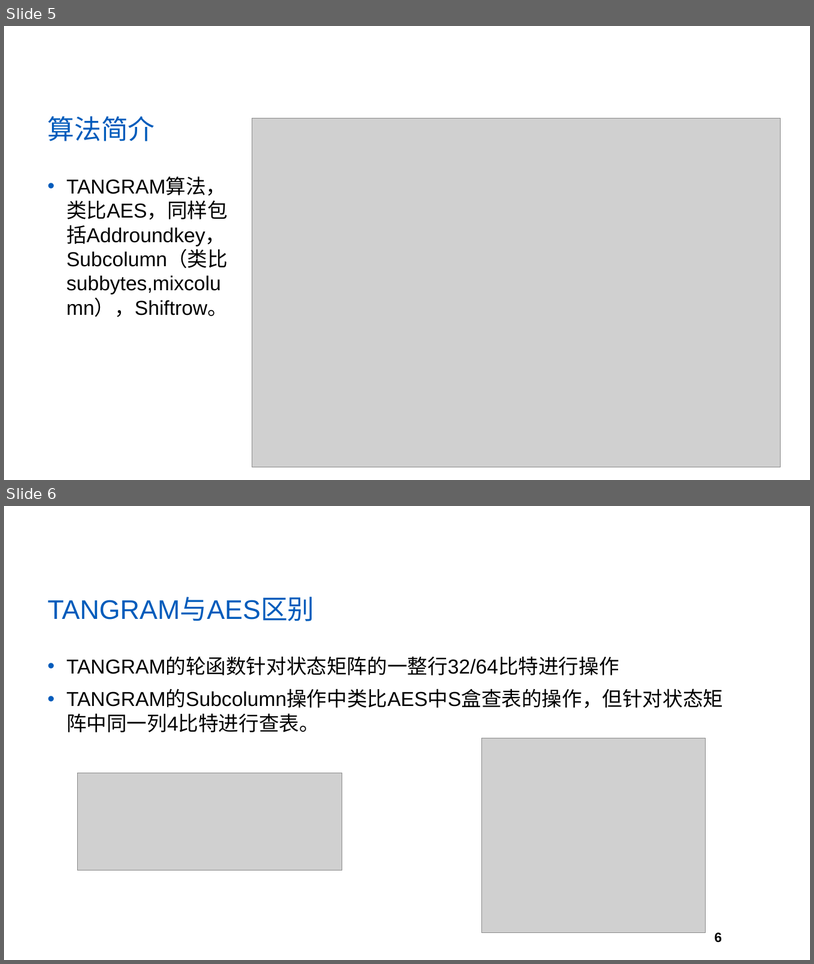
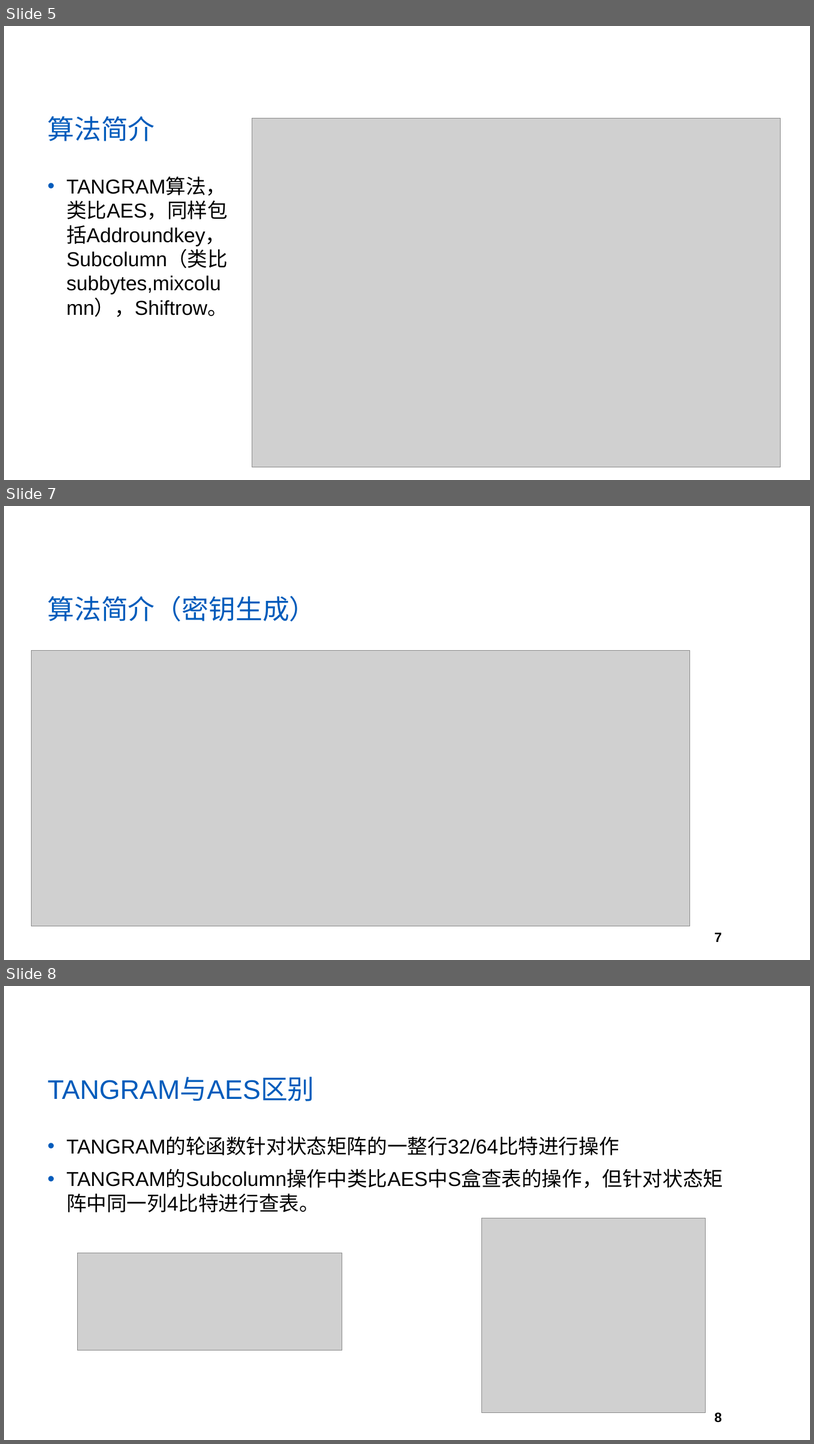
Before and after one commit to yberlin/hello-world, a slide deck: TANGRAM/TAMGRAM.pptx. Shown one above the other, each under a label of ours: slides 5 and 6 before the commit, slides 5, 7 and 8 after it; the slides between them are not shown. The pictures are 814x964 and 814x1444 pixels, drawn with LibreOffice and Linux fonts; fonts in the diff are those of the drawing; grey boxes stand for pictures; background and template pictures are left out. Boxes give left, top, right and bottom in pixels: in the first picture for what was removed or moved away, otherwise in the second. Text is boxed around its words. In the diff, an @@ line names an element or a change of style, - is before the commit and + after.

```diff
--- a/TANGRAM/TAMGRAM.pptx
+++ b/TANGRAM/TAMGRAM.pptx
@@ slide 7 added at (4,506,810,960), background #FFFFFF; not listed: 1 template element that a slide beside it also shows @@
@@ title added at (48,595,317,621), 32 pt, text #005BBB @@
+算法简介（密钥生成）
@@ picture added at (31,651,690,926) @@
@@ what was slide 6 is now slide 8 @@
@@ page number at (715,1412,722,1422): text changed @@
-6
+8
```
Also in this commit, not shown: 1 slide changed, 1 other slide added.
